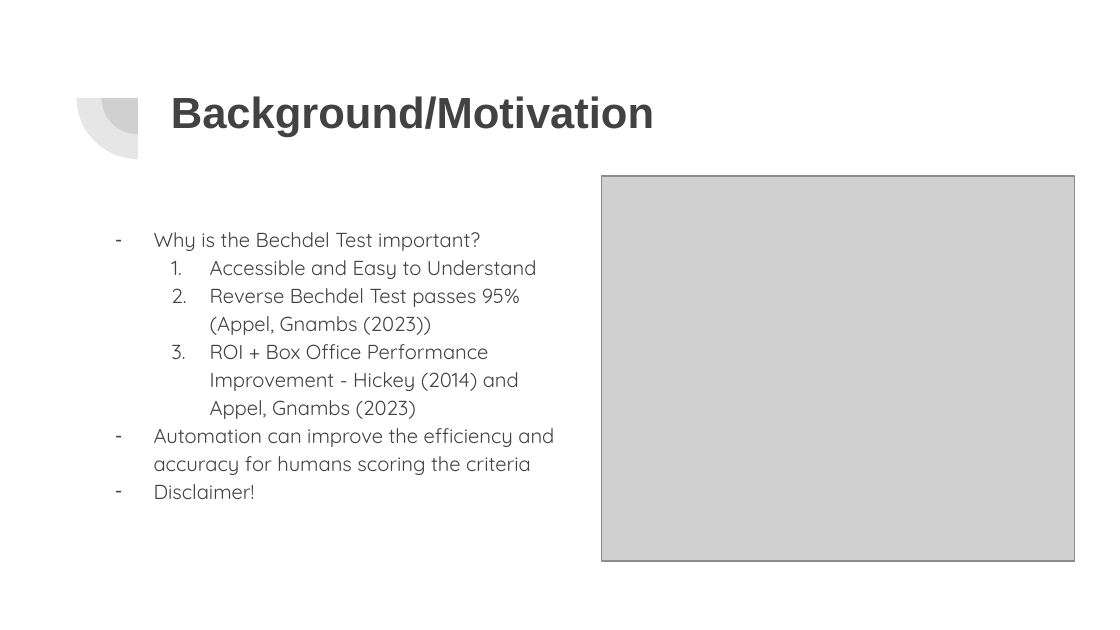
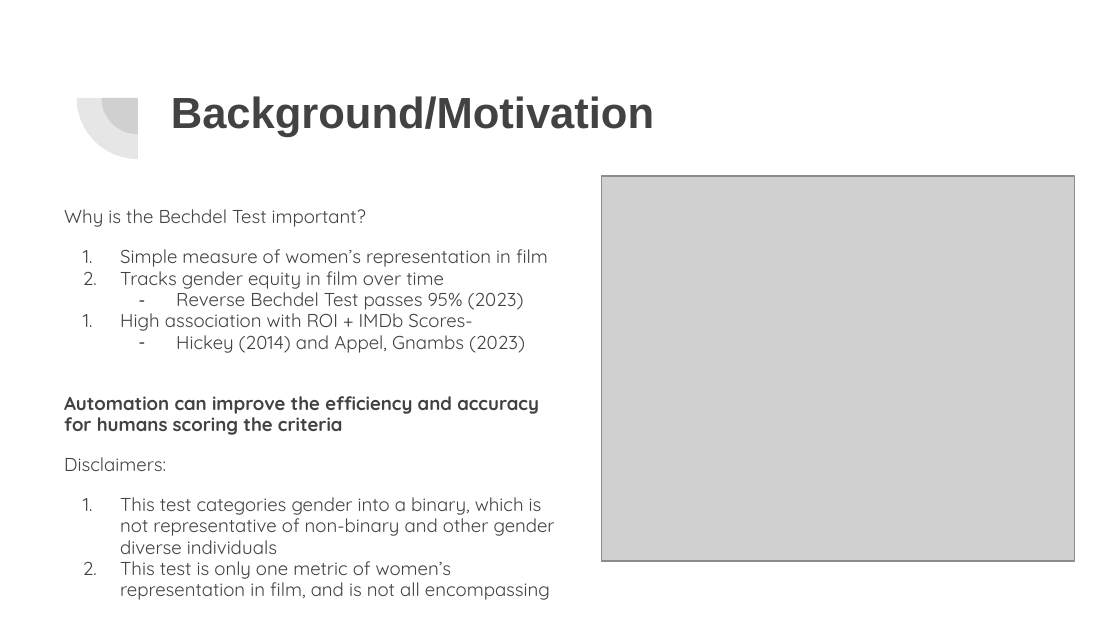
Before and after one commit to zfenton/W266_Final, a slide deck: slide 4 of Final Presentation.pptx. Drawn at 1120x630 pixels with LibreOffice and Linux fonts; fonts in the diff are those of the drawing; grey boxes stand for pictures. Boxes give left, top, right and bottom in pixels: in the first picture for what was removed or moved away, otherwise in the second. Text is boxed around its words. In the diff, an @@ line names an element or a change of style, - is before the commit and + after.

```diff
--- a/Final Presentation.pptx
+++ b/Final Presentation.pptx
@@ text "Why is the Bechdel Test ...": place and size @@
-text "Why is the Bechdel Test ..." at (154, 232, 554, 499)
+text "Why is the Bechdel Test ..." at (64, 209, 555, 600)
@@ text at (64, 209, 539, 435): size 13 to 12 pt in "Why is the Bechdel Test important?", "Automation can improve the efficiency and accuracy ..."; bold on in "Automation can improve the efficiency and accuracy ..."; bullet - to none; line spacing 1.15 to 0.95; more space between paragraphs @@
@@ text at (120, 249, 548, 353): text changed; size 13 to 12 pt @@
-1. Accessible and Easy to Understand
-2. Reverse Bechdel Test passes 95% (Appel, Gnambs (2023))
-3. ROI + Box Office Performance Improvement - Hickey (2014) and Appel, Gnambs (2023)
+1. Simple measure of women’s representation in film
+2. Tracks gender equity in film over time
+– Reverse Bechdel Test passes 95% (2023)
+1. High association with ROI + IMDb Scores-
+– Hickey (2014) and Appel, Gnambs (2023)
@@ text at (64, 457, 555, 600): text changed; size 13 to 12 pt @@
-– Disclaimer!
+Disclaimers:
+1. This test categories gender into a binary, which is not representative of non-binary and other gender diverse individuals
+2. This test is only one metric of women’s representation in film, and is not all encompassing
```
Also in this commit, not shown: 3 other slides changed, 3 slides added, 1 slide removed.
